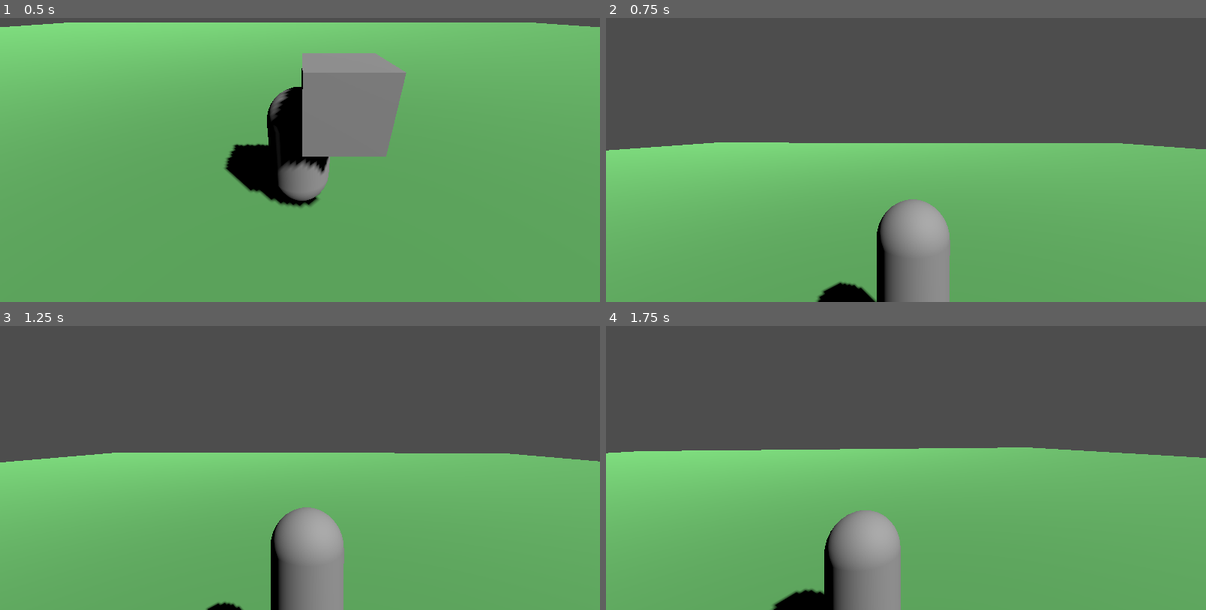
Above: before the commit, frames 1-4 (two rows, left to right).
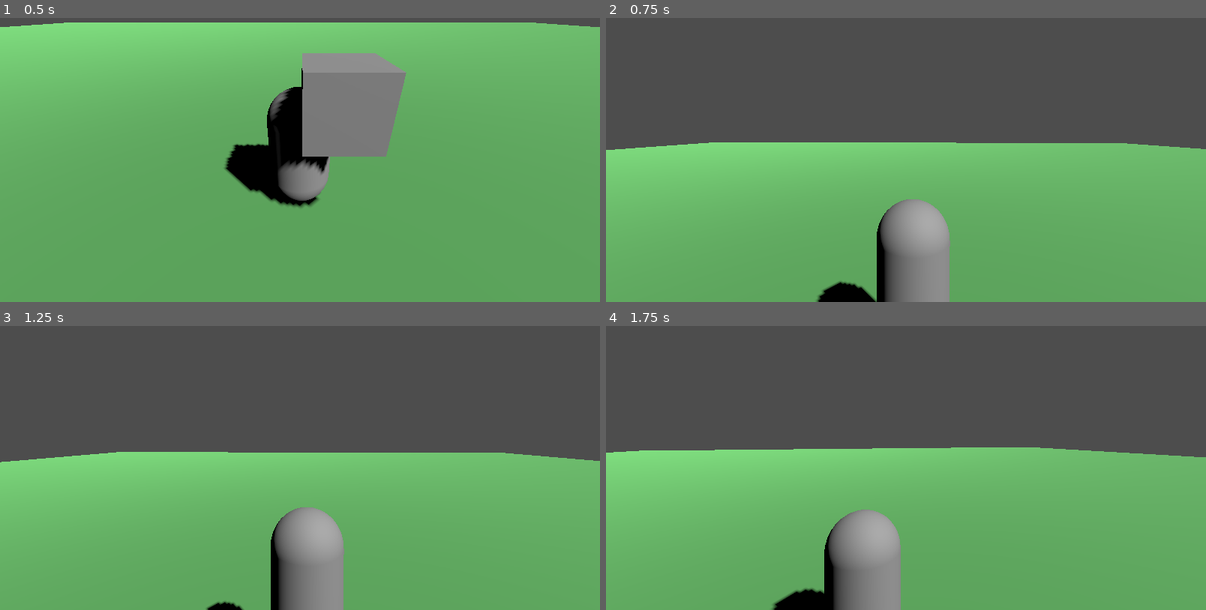
Above: after the commit, the same moments.

Repository: bonaventuratommasosam-bot/gribbit-town-unreal
Game: Godot game, scene res://scenes/MainWorld.tscn
Two runs of this game, one before a commit and one after it. Both use one fixed random seed, a clock stepped at 60 frames per second and the inputs below. Before the commit the project has no main scene; this scene is started directly in both runs.
Inputs (mouse positions are in pixels of both pictures, inside the frame that each line leads up to):
- Up to frame 1 (0.5 s): no input
- Up to frame 2 (0.75 s): move the mouse to (900, 140) at 0.52 s; hold Up (ui_up) from 0.53 s (still down); tap Space (ui_accept) at 0.6 s
- Up to frame 3 (1.25 s): keep holding Up (ui_up); tap Space (ui_accept) at 0.77, 1.07 s
- Up to frame 4 (1.75 s): keep holding Up (ui_up); move the mouse to (948, 445) at 1.27 s; tap Space (ui_accept) at 1.35, 1.52 s

Frame 1 is identical in both runs. In frame 2, 0.2% of the frame differs, in the area x 0-100%, y 43-100%; in frame 3, 0.2%; in frame 4, 0.2%, in the area x 0-100%, y 42-100%.

Commit message:
Add input actions for building (left click) and removing (right click)

Diff:
--- a/godot/project.godot
+++ b/godot/project.godot
@@ -11,9 +11,9 @@
 [application]
 
 config/name="Gribbits Town"
-config/description="Un mondo sandbox online con rane antropomorfe. Gioca direttamente dal browser!"
-config/version="0.1"
-run/main_scene="res://scenes/MainMenu.tscn"
+config/description="Sandbox con rane antropomorfe - Gioca nel browser!"
+config/version="0.2"
+run/main_scene="res://scenes/MainWorld.tscn"
 config/features=PackedStringArray("4.3", "Forward Plus")
 config/icon="res://icon.svg"
 
@@ -21,7 +21,49 @@
 
 window/size/viewport_width=1280
 window/size/viewport_height=720
-window/stretch/mode="canvas_items"
+
+[input]
+
+ui_left={
+"deadzone": 0.5,
+"events": [ Object(InputEventKey,"resource_local_to_scene":false,"resource_name":"","device":0,"window_id":0,"alt_pressed":false,"shift_pressed":false,"ctrl_pressed":false,"meta_pressed":false,"pressed":false,"keycode":65,"physical_keycode":0,"key_label":0,"unicode":0,"echo":false,"script":null)
+, Object(InputEventKey,"resource_local_to_scene":false,"resource_name":"","device":0,"window_id":0,"alt_pressed":false,"shift_pressed":false,"ctrl_pressed":false,"meta_pressed":false,"pressed":false,"keycode":0,"physical_keycode":4194319,"key_label":0,"unicode":0,"echo":false,"script":null)
+ ]
+}
+ui_right={
+"deadzone": 0.5,
+"events": [ Object(InputEventKey,"resource_local_to_scene":false,"resource_name":"","device":0,"window_id":0,"alt_pressed":false,"shift_pressed":false,"ctrl_pressed":false,"meta_pressed":false,"pressed":false,"keycode":68,"physical_keycode":0,"key_label":0,"unicode":0,"echo":false,"script":null)
+, Object(InputEventKey,"resource_local_to_scene":false,"resource_name":"","device":0,"window_id":0,"alt_pressed":false,"shift_pressed":false,"ctrl_pressed":false,"meta_pressed":false,"pressed":false,"keycode":0,"physical_keycode":4194321,"key_label":0,"unicode":0,"echo":false,"script":null)
+ ]
+}
+ui_up={
+"deadzone": 0.5,
+"events": [ Object(InputEventKey,"resource_local_to_scene":false,"resource_name":"","device":0,"window_id":0,"alt_pressed":false,"shift_pressed":false,"ctrl_pressed":false,"meta_pressed":false,"pressed":false,"keycode":87,"physical_keycode":0,"key_label":0,"unicode":0,"echo":false,"script":null)
+, Object(InputEventKey,"resource_local_to_scene":false,"resource_name":"","device":0,"window_id":0,"alt_pressed":false,"shift_pressed":false,"ctrl_pressed":false,"meta_pressed":false,"pressed":false,"keycode":0,"physical_keycode":4194320,"key_label":0,"unicode":0,"echo":false,"script":null)
+ ]
+}
+ui_down={
+"deadzone": 0.5,
+"events": [ Object(InputEventKey,"resource_local_to_scene":false,"resource_name":"","device":0,"window_id":0,"alt_pressed":false,"shift_pressed":false,"ctrl_pressed":false,"meta_pressed":false,"pressed":false,"keycode":83,"physical_keycode":0,"key_label":0,"unicode":0,"echo":false,"script":null)
+, Object(InputEventKey,"resource_local_to_scene":false,"resource_name":"","device":0,"window_id":0,"alt_pressed":false,"shift_pressed":false,"ctrl_pressed":false,"meta_pressed":false,"pressed":false,"keycode":0,"physical_keycode":4194322,"key_label":0,"unicode":0,"echo":false,"script":null)
+ ]
+}
+ui_accept={
+"deadzone": 0.5,
+"events": [ Object(InputEventKey,"resource_local_to_scene":false,"resource_name":"","device":0,"window_id":0,"alt_pressed":false,"shift_pressed":false,"ctrl_pressed":false,"meta_pressed":false,"pressed":false,"keycode":32,"physical_keycode":0,"key_label":0,"unicode":0,"echo":false,"script":null)
+ ]
+}
+
+build={
+"deadzone": 0.5,
+"events": [ Object(InputEventMouseButton,"resource_local_to_scene":false,"resource_name":"","device":-1,"window_id":0,"alt_pressed":false,"shift_pressed":false,"ctrl_pressed":false,"meta_pressed":false,"button_mask":0,"position":Vector2(0, 0),"global_position":Vector2(0, 0),"factor":1.0,"button_index":1,"canceled":false,"pressed":true,"double_click":false,"script":null)
+ ]
+}
+remove={
+"deadzone": 0.5,
+"events": [ Object(InputEventMouseButton,"resource_local_to_scene":false,"resource_name":"","device":-1,"window_id":0,"alt_pressed":false,"shift_pressed":false,"ctrl_pressed":false,"meta_pressed":false,"button_mask":0,"position":Vector2(0, 0),"global_position":Vector2(0, 0),"factor":1.0,"button_index":2,"canceled":false,"pressed":true,"double_click":false,"script":null)
+ ]
+}
 
 [rendering]
 
